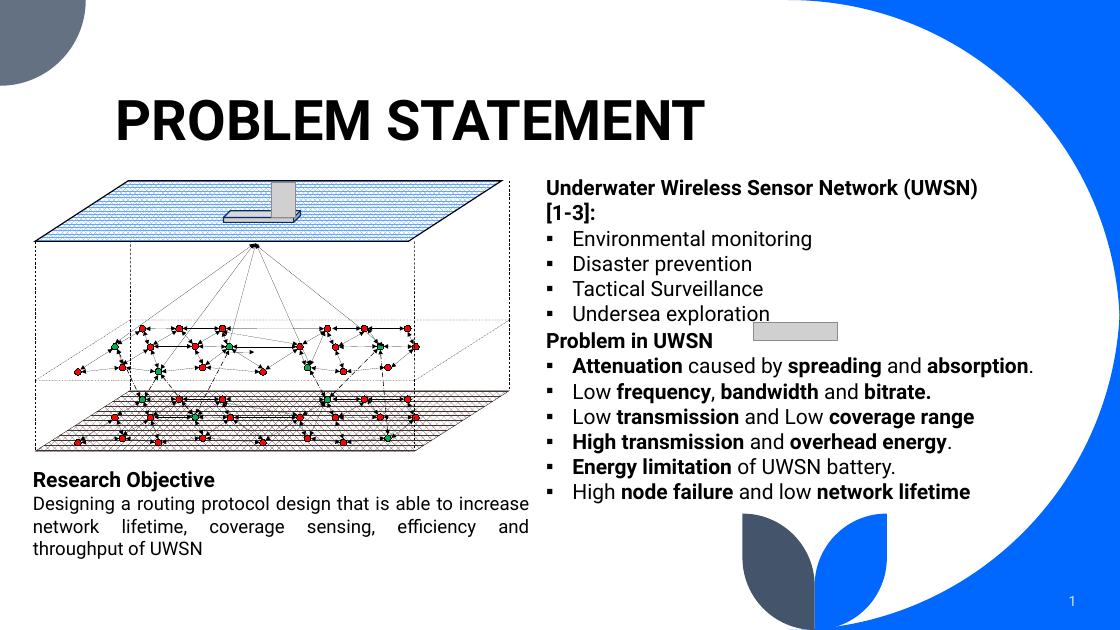
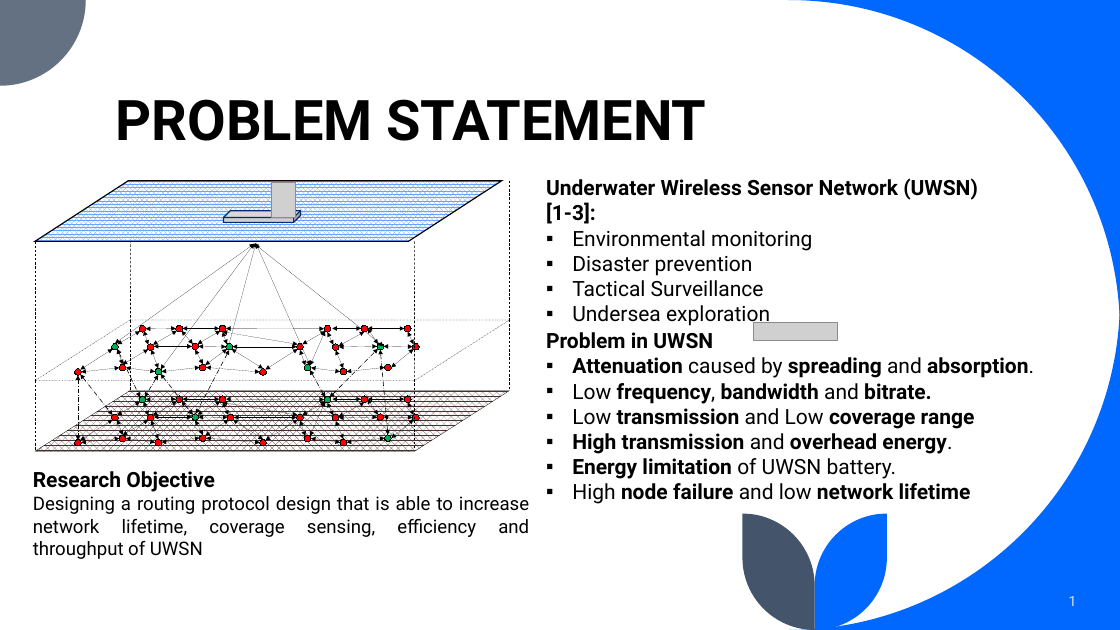
Before and after one commit to BiggusMaximus/Multi-Hop-Q-Learning-LEACH, a slide deck: slide 1 of bimbingan/Bimbingan 3.pptx. Drawn at 1120x630 pixels with LibreOffice and Linux fonts; fonts in the diff are those of the drawing; grey boxes stand for pictures. Boxes give left, top, right and bottom in pixels: in the first picture for what was removed or moved away, otherwise in the second. Text is boxed around its words. In the diff, an @@ line names an element or a change of style, - is before the commit and + after.

```diff
--- a/bimbingan/Bimbingan 3.pptx
+++ b/bimbingan/Bimbingan 3.pptx
@@ arrow removed from (231, 352) to (255, 352) @@
@@ double arrow added from (78, 376) to (78, 440), #000000 0.5 pt dashed @@
@@ double arrow added from (81, 375) to (113, 415), #000000 0.5 pt dashed @@
```
Also in this commit, not shown: 4 other slides changed, 4 slides added, 23 other files.
